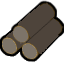
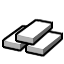
Comparing the layer stacks of the two (64, 64) images. Changes:
removed layer "Ebene" over [25, 2, 64, 43]
removed group "Group added by GIMP #2" (2 layers) over [12, 2, 56, 44]
removed layer "Layer 13 copy 3" from group "Group added by GIMP #2" over [12, 2, 56, 44]
removed group "Group added by GIMP #1" (2 layers) over [21, 17, 63, 61]
removed layer "Layer 13 copy 2" from group "Group added by GIMP #1" over [21, 17, 63, 61]
removed group "Group added by GIMP" (2 layers) over [2, 14, 45, 55]
removed layer "Layer 13 copy" from group "Group added by GIMP" over [2, 14, 45, 55]
removed layer "Layer 1" over [0, 0, 64, 63]
added layer "Layer 12 Kopie 3" above "Layer 11 Kopie 3" over [17, 20, 51, 44]
added layer "Layer 11 Kopie 3" above "Layer 12 Kopie" over [15, 18, 53, 46]
added layer "Layer 12 Kopie" above "Layer 11 Kopie" over [4, 26, 38, 50]
added layer "Layer 11 Kopie" above "Layer 12 Kopie 2" over [2, 24, 40, 52]
added layer "Layer 12 Kopie 2" above "Layer 11 Kopie 2" over [27, 31, 61, 55]
added layer "Layer 11 Kopie 2" over [25, 29, 63, 57]
